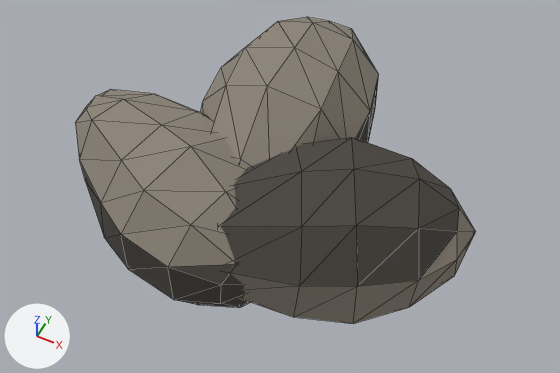
A saved change to the glTF model public/ingredients/sunflowerseed.glb.
Both versions are drawn from a 50 mm lens placed at (1.48, -2.54, 3.85), pointed at (0.13, 0.17, 0.46). The lights are fixed; the arrows at lower left show +X, +Y and +Z. The first picture is the older version. Mesh edges are drawn as thin lines. Where no turn or scale is listed for an object, it has been applied to the vertices. Vertices at exactly the same position are counted once.
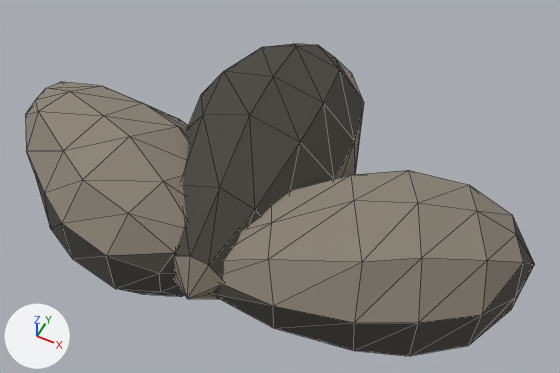
Commit message: fix(ingredients): sunflowerseed v3 — 버킷 2개로는 삼각 배치를 못 가른다

Edits to the scene script, one JSON object a line:
```json
{"block": "me_mesh_0", "where": "# used by ob_mesh_0; location = (0.0, 0.0, 0.0)"}
{"op": "remove", "block": "me_mesh_0", "code": "me_mesh_0.from_pydata(...)  # 128 vertices, 202 faces; spans x -1.28..1.18, y -0.72..1.32, z 0.0..1.02"}
{"op": "add", "block": "me_mesh_0", "code": "me_mesh_0.from_pydata(...)  # 128 vertices, 202 faces; spans x -1.6..1.6, y -0.8..0.9, z 0.0..1.15"}
{"block": "me_mesh_0", "change": "me_mesh_0 part 1: the loose piece of 50 vertices spanning x -1.28..0.42, y -0.72..0.37, z 0.0..0.74 is moved by (-0.32, -0.08, 0.0)"}
{"block": "me_mesh_0", "change": "me_mesh_0 part 2: the loose piece of 28 vertices spanning x -0.33..1.18, y -0.62..0.5, z 0.57..1.02 is multiplied about its middle by the matrix ((0.409, -0.913, 0.003), (0.906, 0.405, -0.12), (0.108, 0.052, 0.993)), then moved by (-0.44, 0.19, 0.11)"}
{"block": "me_mesh_0", "change": "me_mesh_0 part 3: the loose piece of 50 vertices spanning x -0.48..0.47, y -0.5..1.32, z 0.13..0.95 is multiplied about its middle by the matrix ((0.409, 0.906, 0.108), (-0.913, 0.405, 0.052), (0.003, -0.12, 0.993)), then moved by (0.76, -0.56, -0.11)"}
{"block": "me_mesh_1", "where": "# used by ob_mesh_1; location = (0.0, 0.0, 0.0)"}
{"op": "remove", "block": "me_mesh_1", "code": "me_mesh_1.from_pydata(...)  # 106 vertices, 158 faces; spans x -1.2..1.25, y -0.71..1.17, z 0.0..1.14"}
{"op": "add", "block": "me_mesh_1", "code": "me_mesh_1.from_pydata(...)  # 106 vertices, 158 faces; spans x -1.52..1.54, y -0.79..1.07, z 0.13..1.01"}
{"block": "me_mesh_1", "change": "me_mesh_1 part 4: the loose piece of 28 vertices spanning x -1.2..0.39, y -0.71..0.36, z 0.54..1.0 is moved by (-0.32, -0.08, 0.0)"}
{"block": "me_mesh_1", "change": "me_mesh_1 part 5: the loose piece of 50 vertices spanning x -0.39..1.25, y -0.62..0.5, z 0.0..0.75 is multiplied about its middle by the matrix ((0.409, -0.913, 0.003), (0.906, 0.405, -0.12), (0.108, 0.052, 0.993)), then moved by (-0.45, 0.24, 0.11)"}
{"block": "me_mesh_1", "change": "me_mesh_1 part 6: the loose piece of 28 vertices spanning x -0.48..0.47, y -0.39..1.17, z 0.58..1.14 is multiplied about its middle by the matrix ((0.409, 0.906, 0.108), (-0.913, 0.405, 0.052), (0.003, -0.12, 0.993)), then moved by (0.78, -0.54, -0.11)"}
```

Location of each change, (x1, y1, x2, y2) in pixels of the pictures (560 x 373 px; the box of a moved part takes in the faces that stretch with it):
```json
{"object": "Mesh_1", "change": "reshaped", "before": [75, 17, 476, 324], "after": [25, 59, 524, 323], "on screen": "24% wider, 14% shorter"}
{"object": "Mesh_0", "change": "reshaped", "before": [80, 75, 459, 308], "after": [27, 44, 534, 356]}
{"part": 1, "of": "me_mesh_0", "change": "moved or reshaped", "before": [80, 162, 250, 308], "after": [27, 153, 184, 297]}
{"part": 2, "of": "me_mesh_0", "change": "moved or reshaped", "before": [220, 137, 459, 286], "after": [175, 44, 364, 280]}
{"part": 3, "of": "me_mesh_0", "change": "moved or reshaped", "before": [356, 75, 379, 143], "after": [211, 217, 534, 356]}
{"part": 4, "of": "me_mesh_1", "change": "moved or reshaped", "before": [75, 89, 247, 267], "after": [25, 82, 189, 256]}
{"part": 5, "of": "me_mesh_1", "change": "moved or reshaped", "before": [230, 193, 476, 324], "after": [174, 59, 364, 299]}
{"part": 6, "of": "me_mesh_1", "change": "moved or reshaped", "before": [201, 17, 379, 168], "after": [221, 170, 524, 323]}
```
